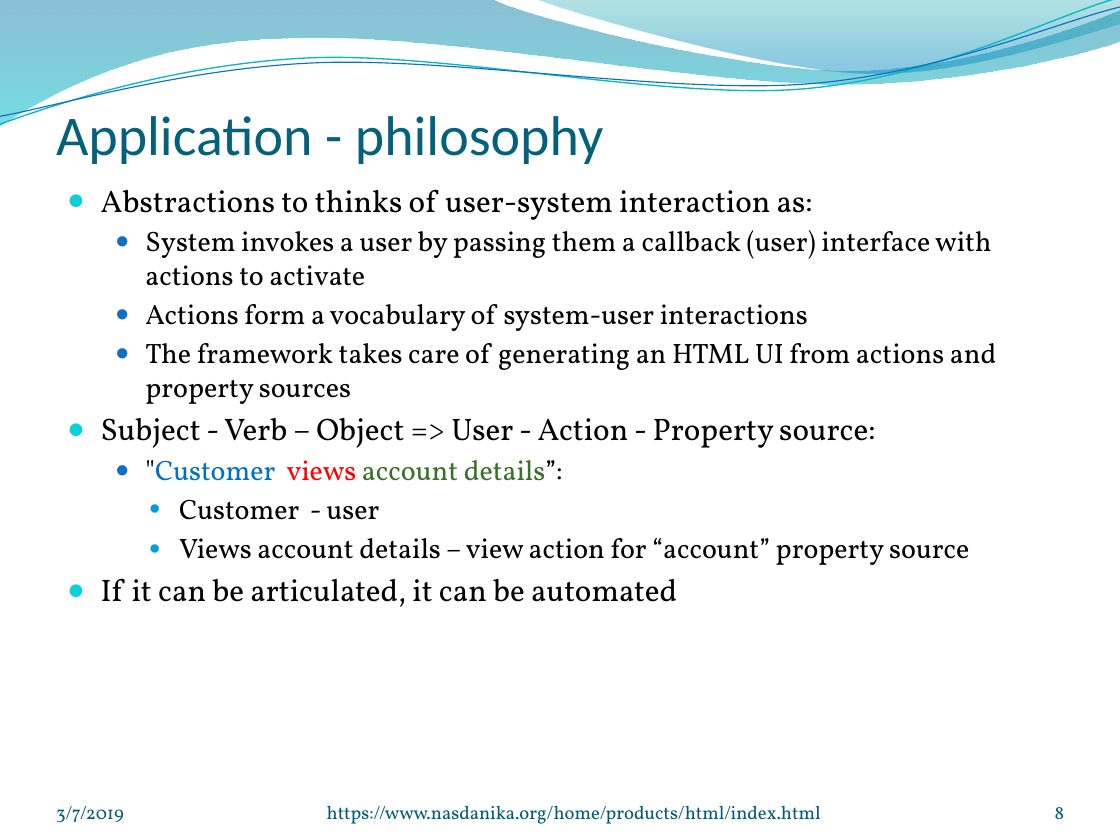
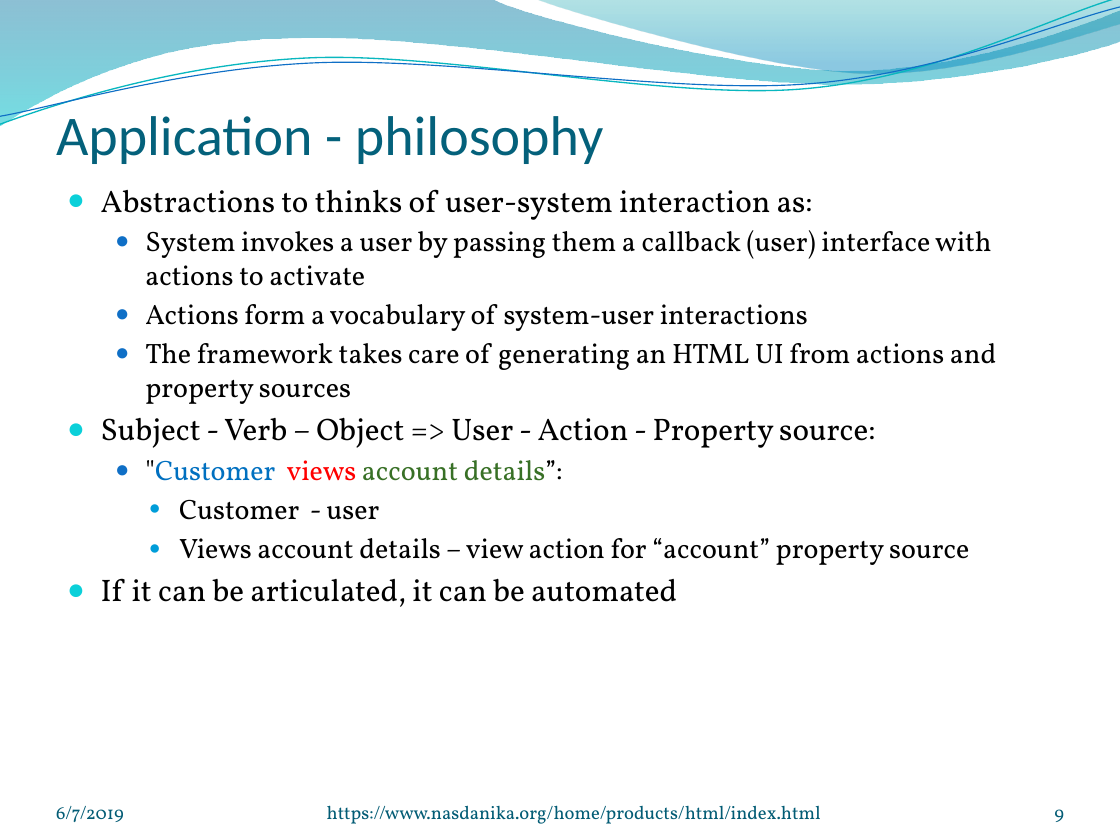
Before and after one commit to Nasdanika/html, a slide deck: slide 9 of repository/src/site/resources/Nasdanika-HTML.pptx (slide 8 before the commit). Drawn at 1120x840 pixels with LibreOffice and Linux fonts; fonts in the diff are those of the drawing; background and template pictures are left out. Boxes give left, top, right and bottom in pixels: in the first picture for what was removed or moved away, otherwise in the second. Text is boxed around its words. In the diff, an @@ line names an element or a change of style, - is before the commit and + after.

```diff
--- a/repository/src/site/resources/Nasdanika-HTML.pptx
+++ b/repository/src/site/resources/Nasdanika-HTML.pptx
@@ text at box(56, 806, 124, 822): text changed @@
-3/7/2019
+6/7/2019
@@ page number at box(1054, 809, 1064, 822): text changed @@
-8
+9
```
Also in this commit, not shown: 9 other slides changed, 2 slides added, 5 other files.
